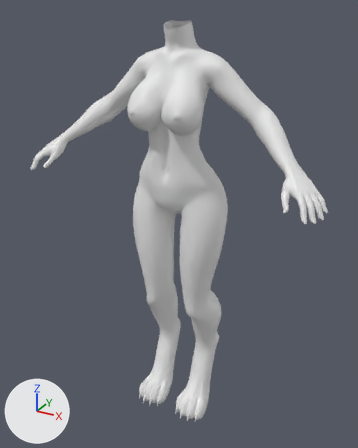
Two versions of the glTF model Mesh/MyBody.glb, one commit apart.
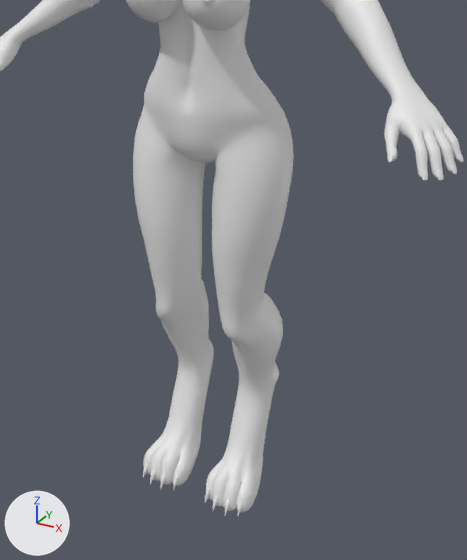
There are two pictures of each version: one whole from a 50 mm camera at (0.851, -1.528, 1.615) aimed at (0.002, 0.017, 0.843), one close up on the part from 15% to 92% of the width and 26% to 100% of the height. The axes (+X, +Y, +Z) are drawn at lower left. The lights are the same throughout. The first two pictures are the older version.

Names of what the first close-up shows: 'Body', 'Digilegs', 'ToeClaws' and 1 more.
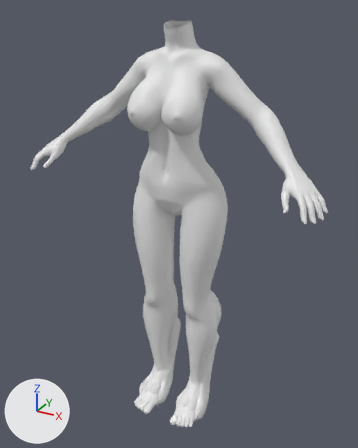
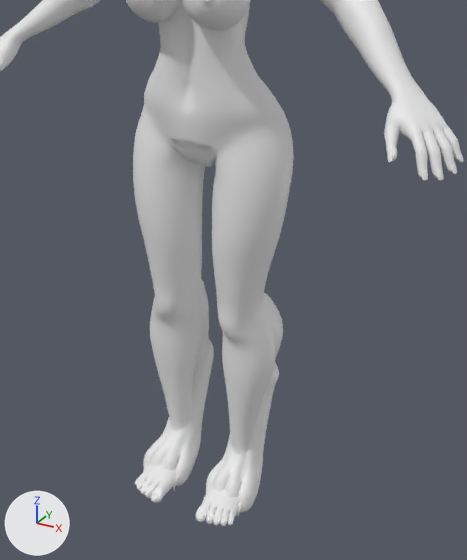
The change in detail:
Material 'Body' (mat_body) is new.
Its base color is (0.8, 0.8, 0.8) (white #e7e7e7).
Material 'ToeNails' (mat_toenails) is new.
Its base color is (0.8, 0.8, 0.8) (white #e7e7e7).
Mesh me_cylinder_012 is new.
It has 3948 vertices, 7688 faces and spans x -0.171..0.171, y -0.165..0.088, z -0.001..0.634.
Faces by material slot: [6608, 1080].
It uses material mat_body (white #e7e7e7).
It uses material mat_toenails (white #e7e7e7).
Object 'ToeClaws' (ob_toeclaws) is deleted.
Object 'PlantiLegs' (ob_plantilegs) is new; it shows me_cylinder_012.
Its location is (0.0, 0.0, 0.0).

What differs and where, as boxes (x1, y1, x2, y2) in the close-ups (467 x 560 px):
'PlantiLegs', added: after (135, 261, 276, 526)
    faces in mat_body (white #e7e7e7): (135, 261, 276, 526)
    faces in mat_toenails (white #e7e7e7): (135, 480, 232, 524)
'ToeClaws', deleted: before (143, 464, 243, 516)
'Nipples', unchanged, uncovered by the edit: after (126, 0, 234, 22)
